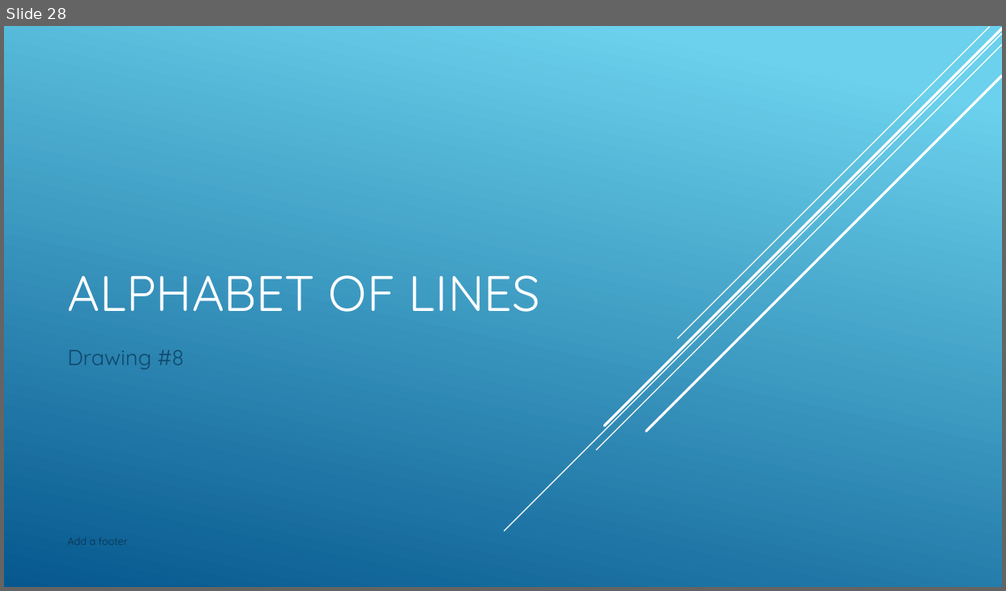
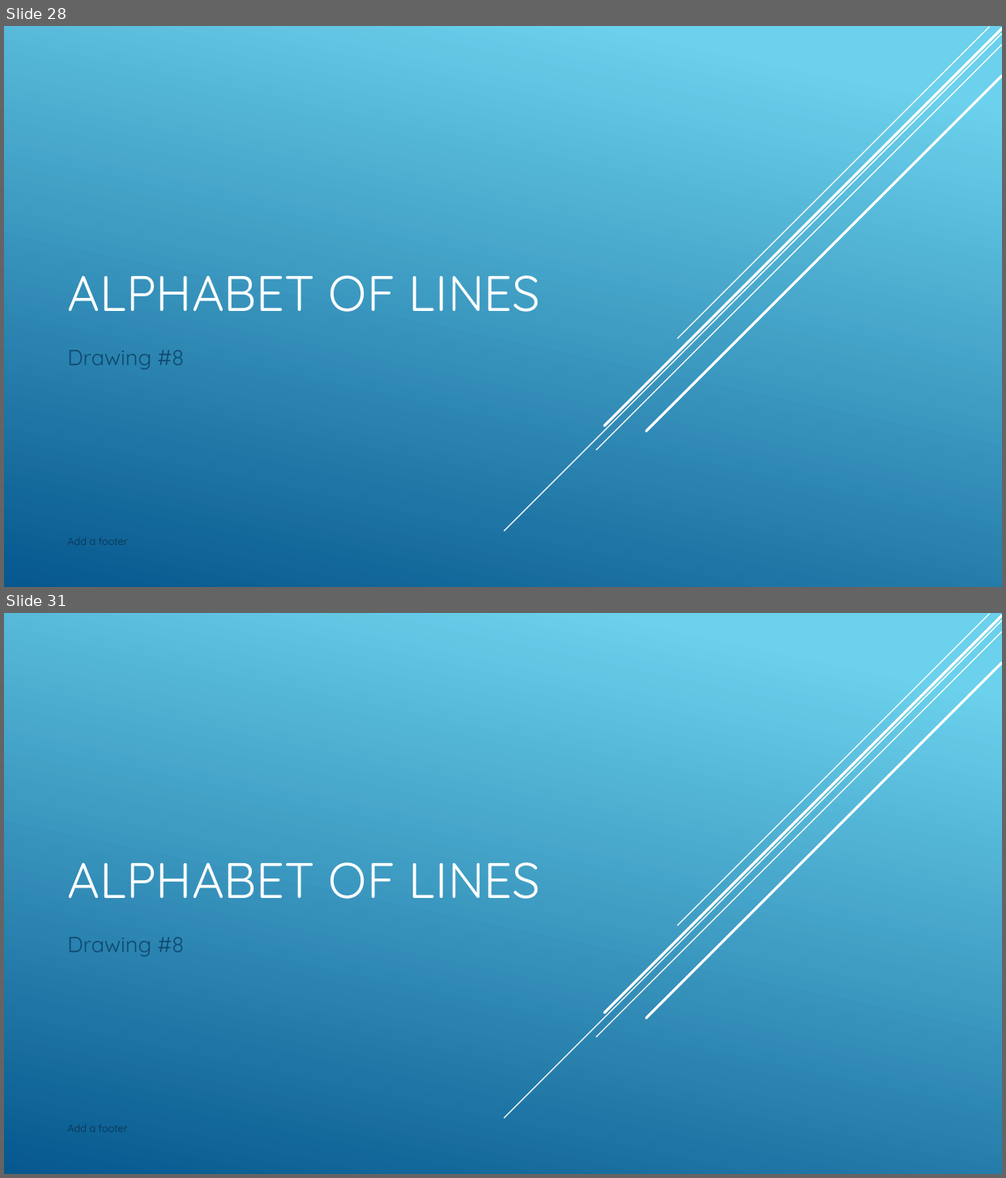
Before and after one commit to nickvertucci/Technology-Education-Curriculum, a slide deck: High School/Design and Drawing for Production/Unit 4 - The Alphabet of Lines/Section 1 - Introduction to Alphabet of Lines/Assets/Unit 4 - Section 1 - Introduction to Alphabet of Line.pptx. Shown one above the other, each under a label of ours: slide 28 before the commit, slides 28 and 31 after it; the slides between them are not shown. The pictures are 1006x591 and 1006x1178 pixels, drawn with LibreOffice and Linux fonts; fonts in the diff are those of the drawing. Boxes give left, top, right and bottom in pixels: in the first picture for what was removed or moved away, otherwise in the second. Text is boxed around its words. In the diff, an @@ line names an element or a change of style, - is before the commit and + after.

```diff
--- a/High School/Design and Drawing for Production/Unit 4 - The Alphabet of Lines/Section 1 - Introduction to Alphabet of Lines/Assets/Unit 4 - Section 1 - Introduction to Alphabet of Line.pptx
+++ b/High School/Design and Drawing for Production/Unit 4 - The Alphabet of Lines/Section 1 - Introduction to Alphabet of Lines/Assets/Unit 4 - Section 1 - Introduction to Alphabet of Line.pptx
@@ slide 31 added at bbox=[4, 613, 1002, 1174], background gradient #6ED2EB to #06588E; not listed: 5 template elements that a slide beside it also shows @@
@@ title added at bbox=[67, 862, 541, 899], 48 pt, text #FFFFFF @@
+ALPHABET OF LINES
@@ subtitle added at bbox=[67, 937, 185, 956], 21 pt, text #0F496F @@
+Drawing #8
@@ text added at bbox=[67, 1125, 128, 1132], 10 pt, text #0A304A @@
+Add a footer
```
Also in this commit, not shown: 2 other slides added.
